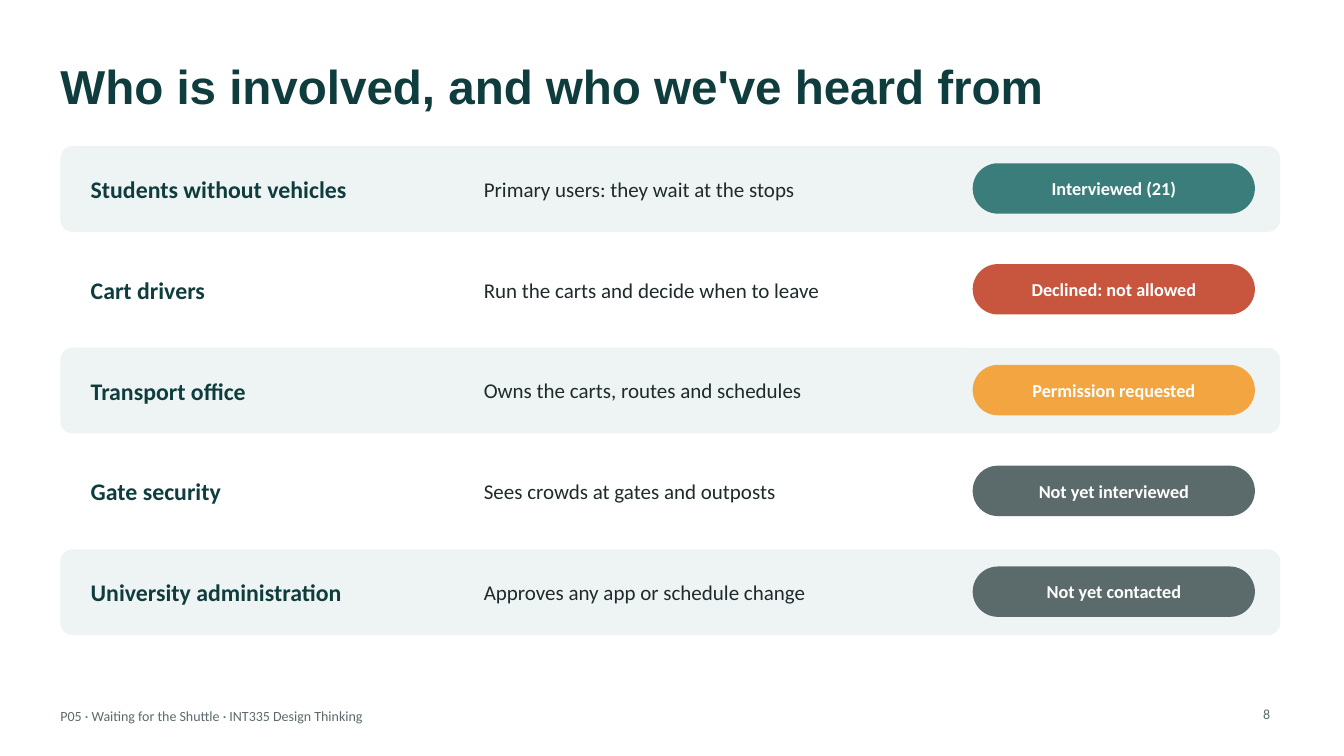
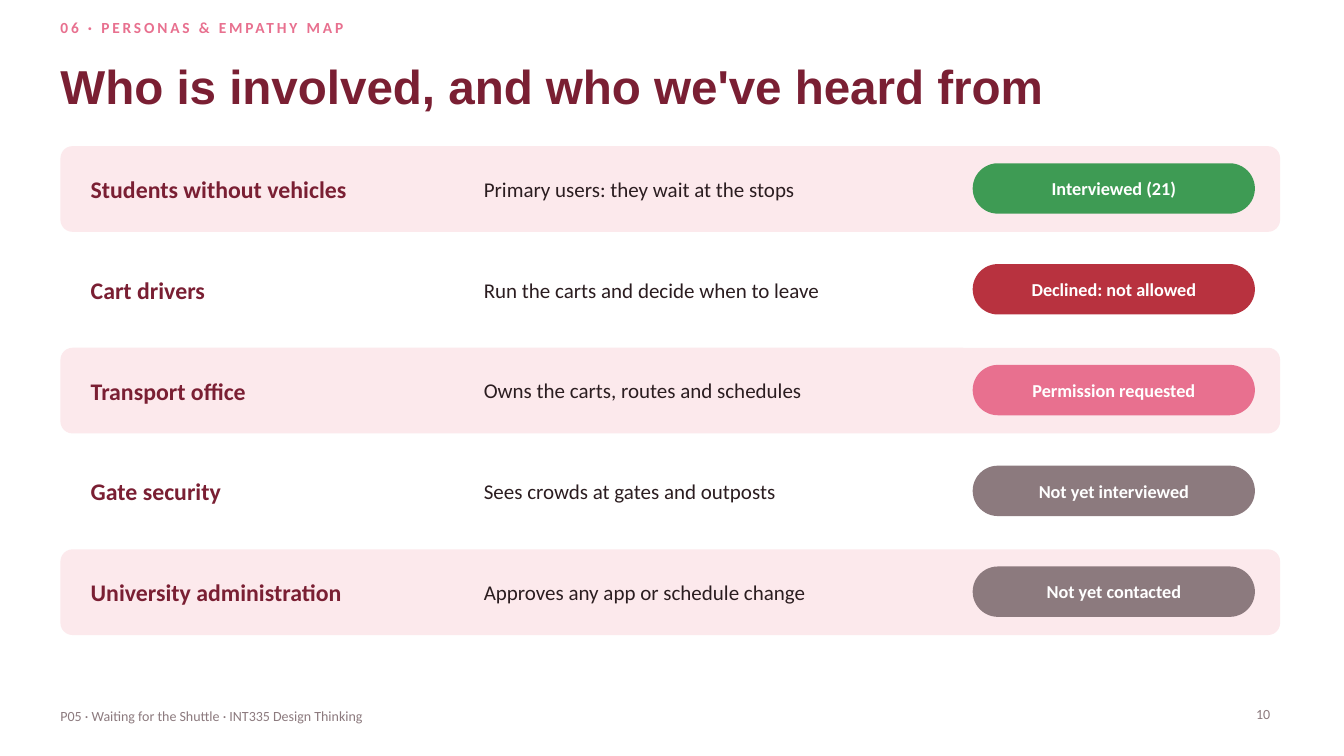
Before and after one commit to ShadowIzzHerZ/waiting-for-the-shuttle, a slide deck: slide 10 of deck/P05_Waiting_for_the_Shuttle.pptx (slide 8 before the commit). Drawn at 1344x756 pixels with LibreOffice and Linux fonts; fonts in the diff are those of the drawing. Boxes give left, top, right and bottom in pixels: in the first picture for what was removed or moved away, otherwise in the second. Text is boxed around its words. In the diff, an @@ line names an element or a change of style, - is before the commit and + after.

Commit message:
Deck follows the 12-section report skeleton, in the bracelet colours
Sections: problem, research plan, primary research, findings,
competitive analysis, personas and empathy map, ideation, storyboard and
journey, IA and user flow, prototype, testing and accessibility,
conclusion and links. New slides for the research plan, competitive
analysis, IA and user flow, testing and conclusion; dropped the affinity,
HMW-list and concept slides. Palette from the team's floral bracelet.

```diff
--- a/deck/P05_Waiting_for_the_Shuttle.pptx
+++ b/deck/P05_Waiting_for_the_Shuttle.pptx
@@ text added at <box>60,18,867,46</box>, 11 pt, text #E8708F, bold @@
+06 · PERSONAS & EMPATHY MAP
@@ rounded rectangle at <box>973,163,1255,214</box>: fill #3A7D7B to #3E9B54 @@
@@ rounded rectangle at <box>973,264,1255,315</box>: fill #C8553D to #B8323F @@
@@ rounded rectangle at <box>973,365,1255,415</box>: fill #F2A541 to #E8708F @@
@@ rounded rectangle at <box>973,466,1255,516</box>: fill #5B6B6C to #8C7A7E @@
@@ fill #EEF4F3 to #FCE9EC in 3 elements at <box>60,146,1280,232</box>, <box>60,348,1280,434</box>, <box>60,549,1280,635</box> @@
@@ text colour #0F3D3E to #7A1F33 in 6 elements at <box>60,69,1043,112</box>, <box>91,181,346,198</box>, <box>91,282,205,299</box>, <box>91,383,246,404</box>, <box>91,483,221,504</box>, <box>91,584,341,605</box> @@
@@ rounded rectangle at <box>973,567,1255,617</box>: fill #5B6B6C to #8C7A7E @@
@@ text "P05 · Waiting for the ..." at <box>60,711,362,724</box>: text colour #5B6B6C to #8C7A7E @@
@@ page number at <box>1256,710,1270,719</box>: text changed; text colour #5B6B6C to #8C7A7E @@
-8
+10
```
Also in this commit, not shown: 14 other slides changed, 5 slides added, 4 slides removed, 1 other file.
